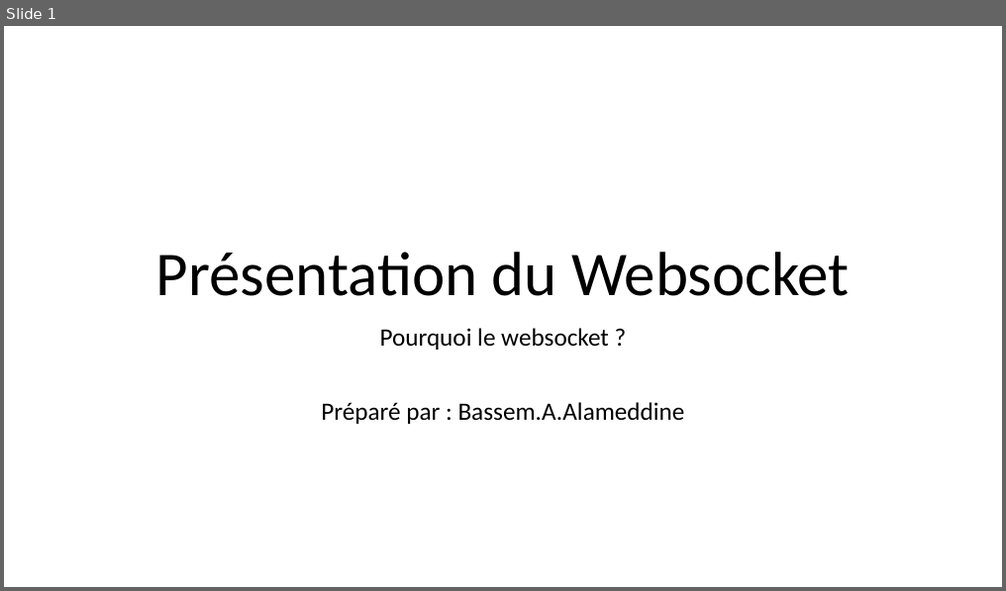
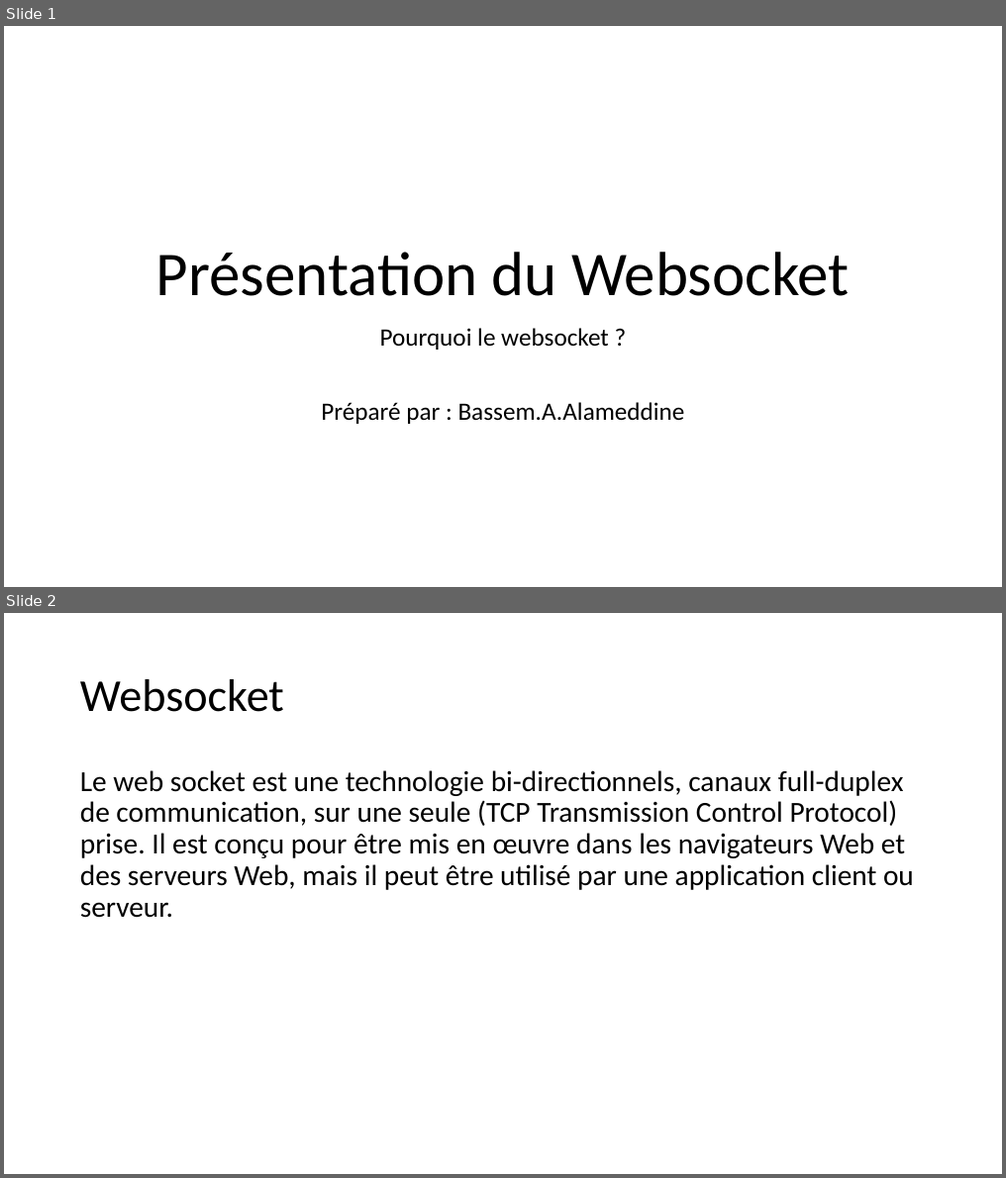
Before and after one commit to balamddine/NewHtml5, a slide deck: Websocket/Websocket.pptx. Shown one above the other, each under a label of ours: slide 1 before the commit, slides 1 and 2 after it. The pictures are 1006x591 and 1006x1178 pixels, drawn with LibreOffice and Linux fonts; fonts in the diff are those of the drawing. Boxes give left, top, right and bottom in pixels: in the first picture for what was removed or moved away, otherwise in the second. Text is boxed around its words. In the diff, an @@ line names an element or a change of style, - is before the commit and + after.

```diff
--- a/Websocket/Websocket.pptx
+++ b/Websocket/Websocket.pptx
@@ slide 2 added at [4,613,1002,1174], background #FFFFFF @@
@@ title added at [80,679,284,712], 44 pt, text #000000 @@
+Websocket
@@ text added at [80,770,914,918], 28 pt, text #000000 @@
+Le web socket est une technologie bi-directionnels, canaux full-duplex de communication, sur une seule (TCP Transmission Control Protocol) prise. Il est conçu pour être mis en œuvre dans les navigateurs Web et des serveurs Web, mais il peut être utilisé par une application client ou serveur.
```
Also in this commit, not shown: 1 slide removed.
